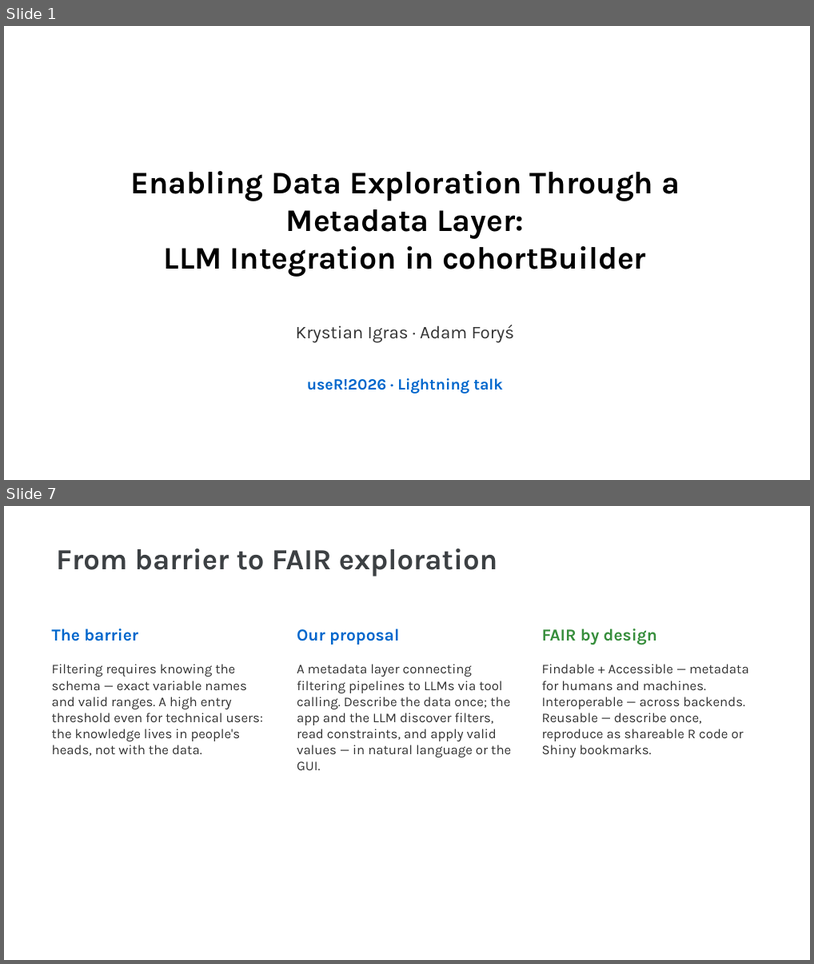
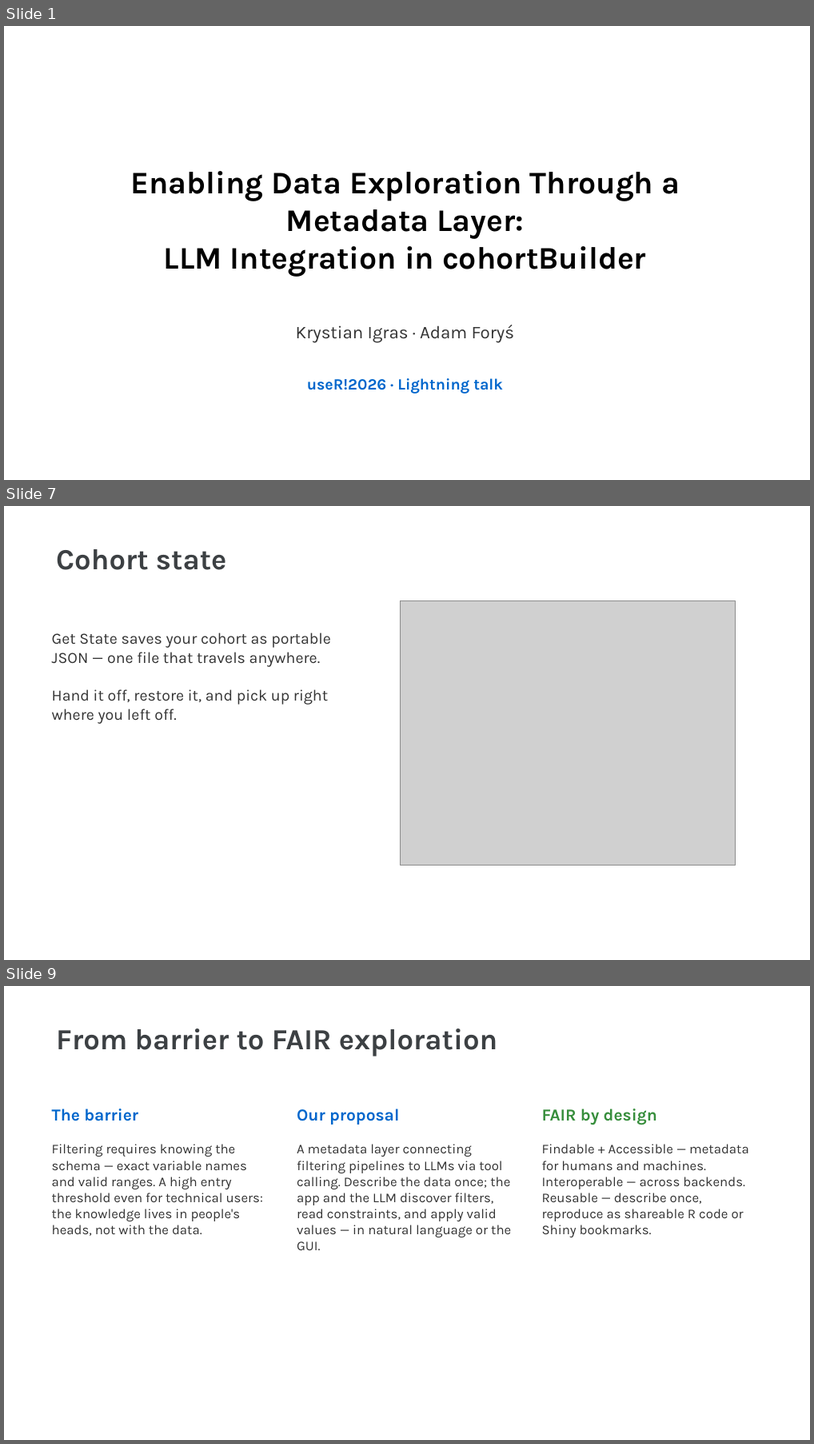
Before and after one commit to r-world-devs/shinyCohortBuilder, a slide deck: tutorials/User!2026.pptx. Shown one above the other, each under a label of ours: slides 1 and 7 before the commit, slides 1, 7 and 9 after it; the slides between them are not shown. The pictures are 814x964 and 814x1444 pixels, drawn with LibreOffice and Linux fonts; fonts in the diff are those of the drawing; grey boxes stand for pictures. Boxes give left, top, right and bottom in pixels: in the first picture for what was removed or moved away, otherwise in the second. Text is boxed around its words. In the diff, an @@ line names an element or a change of style, - is before the commit and + after.

```diff
--- a/tutorials/User!2026.pptx
+++ b/tutorials/User!2026.pptx
@@ slide 7 added at <box>4,506,810,960</box>, background #FFFFFF @@
@@ text added at <box>56,549,227,570</box>, 26 pt, text #3C4043, bold @@
+Cohort state
@@ picture added at <box>401,600,736,865</box> @@
@@ text added at <box>52,632,331,724</box>, 14 pt, text #333333 @@
+Get State saves your cohort as portable JSON — one file that travels anywhere.
+Hand it off, restore it, and pick up right where you left off.
@@ what was slide 7 is now slide 9 @@
```
Also in this commit, not shown: 4 slides changed, 2 other slides added, 1 slide removed, 3 other files.
